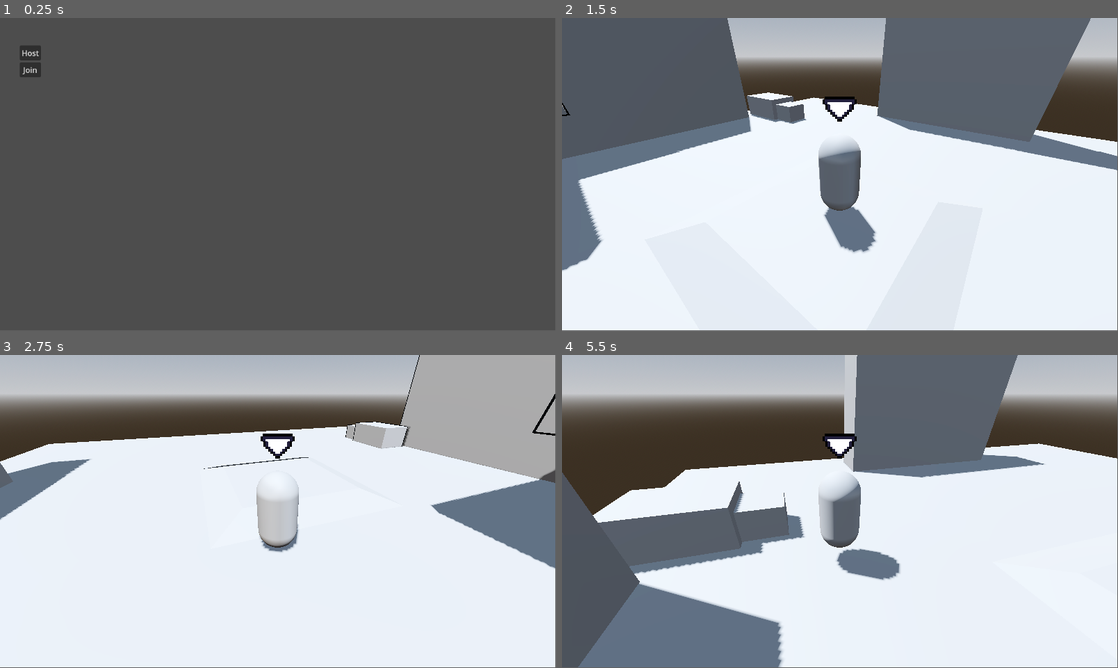
Above: before the commit, frames 1-4 (two rows, left to right).
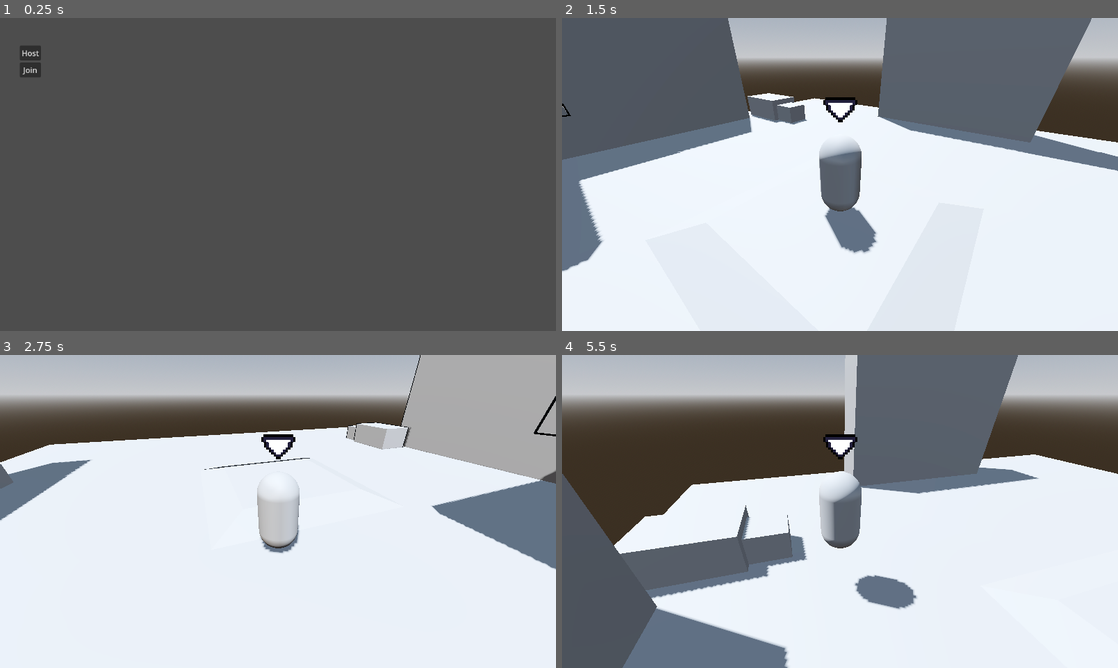
Above: after the commit, the same moments.

Repository: Yaszu-Mage/baco-bell
Game: Godot game, scene res://scenes/multiplayer-tip.tscn
The game is run twice, just before and just after one commit, with the same random seed, the same clock (stepped at 60 frames per second) and the same inputs.
Inputs (mouse positions are in pixels of both pictures, inside the frame that each line leads up to):
- Up to frame 1 (0.25 s): no input
- Up to frame 2 (1.5 s): click "Host" at 0.5 s; tap Enter (ui_accept) at 1.25 s; move the mouse to (962, 158) at 1.27 s; hold Right (right) from 1.28 s (still down); hold Ctrl (slide) from 1.28 s (still down); click (962, 158) at 1.42 s
- Up to frame 3 (2.75 s): tap Enter (ui_accept) at 1.52, 2.27 s; move the mouse to (166, 527) at 2.02 s; release Right (right) at 2.03 s; release Ctrl (slide) at 2.03 s; hold S (ui_down) from 2.03 s (still down); tap Ctrl (slide) at 2.1 s; click (166, 527) at 2.17 s
- Up to frame 4 (5.5 s): move the mouse to (895, 442) at 2.77 s; release S (ui_down) at 2.78 s; hold Right (right) 2.78-3.53 s; hold Ctrl (slide) 2.78-3.53 s; click (895, 442) at 2.92 s; move the mouse to (812, 574) at 3.52 s; hold W (ui_up) 3.53-4.28 s; tap Ctrl (slide) at 3.6, 5.1 s; click (812, 574) at 3.67 s; tap Enter (ui_accept) at 3.77, 4.52, 5.27 s; move the mouse to (1006, 558) at 4.27 s; hold Ctrl (slide) 4.28-5.03 s; hold Left (left) from 4.28 s (still down); click (1006, 558) at 4.42 s; move the mouse to (673, 464) at 5.02 s; click (673, 464) at 5.17 s
In our replay, the window is 799x449 before the commit and 800x450 after it. These sizes can differ from the game's own. Grey fills any space a smaller window leaves; there, only what the larger window draws over its background counts as a difference.

The runs differ from the first frame. In frame 1, less than 0.1% of the frame differs, in the area x 4-7%, y 10-18%; in frame 2, 1.2%; in frame 3, 1.3%; in frame 4, 18%, in the area x 0-100%, y 0-100%.

Commit message:
added instances to turn based

Diff:
--- a/Global_Lists.gd
+++ b/Global_Lists.gd
@@ -11,6 +11,9 @@
 		"Continuous": false
 	},
 }
+enum environments {
+	the_void,
+}
 
 # Called when the node enters the scene tree for the first time.
 func _ready() -> void:
--- a/project.godot
+++ b/project.godot
@@ -18,6 +18,10 @@
 [autoload]
 
 GlobalLists="*res://Global_Lists.gd"
+
+[display]
+
+window/stretch/mode="viewport"
 
 [input]
 
--- a/scenes/fight_scene.tscn
+++ b/scenes/fight_scene.tscn
@@ -4,3 +4,28 @@
 
 [node name="Node3D" type="Node3D"]
 script = ExtResource("1_vv44o")
+
+[node name="Control" type="Control" parent="."]
+layout_mode = 3
+anchors_preset = 0
+offset_right = 40.0
+offset_bottom = 40.0
+
+[node name="Players" type="GridContainer" parent="Control"]
+layout_mode = 0
+offset_left = 500.0
+offset_top = 606.0
+offset_right = 540.0
+offset_bottom = 646.0
+columns = 4
+
+[node name="Enemies" type="GridContainer" parent="Control"]
+layout_mode = 0
+offset_left = 500.0
+offset_top = 5.0
+offset_right = 540.0
+offset_bottom = 45.0
+columns = 4
+
+[node name="Camera2D" type="Camera2D" parent="Control"]
+position = Vector2(576, 326)
--- a/scenes/player_turnbased.tscn
+++ b/scenes/player_turnbased.tscn
@@ -35,6 +35,7 @@
 anchors_preset = 0
 offset_right = 40.0
 offset_bottom = 40.0
+scale = Vector2(0.5, 0.5)
 
 [node name="PanelContainer" type="PanelContainer" parent="Control"]
 layout_mode = 0
--- /dev/null
+++ b/scenes/world_turnbased.tscn
@@ -0,0 +1,56 @@
+[gd_scene load_steps=5 format=3 uid="uid://dqk6mmmvet2yy"]
+
+[sub_resource type="ProceduralSkyMaterial" id="ProceduralSkyMaterial_byybp"]
+sky_horizon_color = Color(0.662243, 0.671743, 0.686743, 1)
+ground_horizon_color = Color(0.662243, 0.671743, 0.686743, 1)
+
+[sub_resource type="Sky" id="Sky_t1bo8"]
+sky_material = SubResource("ProceduralSkyMaterial_byybp")
+
+[sub_resource type="Environment" id="Environment_gfbjm"]
+background_mode = 2
+sky = SubResource("Sky_t1bo8")
+tonemap_mode = 2
+glow_enabled = true
+
+[sub_resource type="PlaneMesh" id="PlaneMesh_byybp"]
+size = Vector2(10, 10)
+
+[node name="world_turnbased" type="Node3D"]
+
+[node name="DirectionalLight3D" type="DirectionalLight3D" parent="."]
+transform = Transform3D(-0.866023, -0.433016, 0.250001, 0, 0.499998, 0.866027, -0.500003, 0.749999, -0.43301, 0, 0, 0)
+shadow_enabled = true
+
+[node name="WorldEnvironment" type="WorldEnvironment" parent="."]
+environment = SubResource("Environment_gfbjm")
+
+[node name="MeshInstance3D" type="MeshInstance3D" parent="."]
+mesh = SubResource("PlaneMesh_byybp")
+
+[node name="Camera3D" type="Camera3D" parent="."]
+transform = Transform3D(1, 0, 0, 0, 1, 0, 0, 0, 1, 0, 1.54625, 2.25034)
+
+[node name="player_1" type="Marker3D" parent="."]
+transform = Transform3D(1, 0, 0, 0, 1, 0, 0, 0, 1, -1.4113, 0.702757, -1.002)
+
+[node name="player_2" type="Marker3D" parent="."]
+transform = Transform3D(1, 0, 0, 0, 1, 0, 0, 0, 1, -2.32001, 0.702757, -1.002)
+
+[node name="player_3" type="Marker3D" parent="."]
+transform = Transform3D(1, 0, 0, 0, 1, 0, 0, 0, 1, -3.08536, 0.702757, -1.002)
+
+[node name="player_4" type="Marker3D" parent="."]
+transform = Transform3D(1, 0, 0, 0, 1, 0, 0, 0, 1, -3.72175, 0.702757, -1.002)
+
+[node name="enemy_1" type="Marker3D" parent="."]
+transform = Transform3D(-0.999993, 0, -0.00385728, 0, 1, 0, 0.00385728, 0, -0.999993, 0.663664, 0.702757, -0.997282)
+
+[node name="enemy_2" type="Marker3D" parent="."]
+transform = Transform3D(-0.999993, 0, -0.00385728, 0, 1, 0, 0.00385728, 0, -0.999993, 1.57237, 0.702757, -1.00079)
+
+[node name="enemy_3" type="Marker3D" parent="."]
+transform = Transform3D(-0.999993, 0, -0.00385728, 0, 1, 0, 0.00385728, 0, -0.999993, 2.33771, 0.702757, -1.00374)
+
+[node name="enemy_4" type="Marker3D" parent="."]
+transform = Transform3D(-0.999993, 0, -0.00385728, 0, 1, 0, 0.00385728, 0, -0.999993, 2.9741, 0.702757, -1.00619)
--- a/script/add_buttons.gd
+++ b/script/add_buttons.gd
@@ -11,12 +11,16 @@
 	pass
 
 func add():
-	var column = int(buttons.size() / 3)
+	var column = int(buttons.size())
+	if buttons.size() > 3:
+		column = buttons.size() / 3
 	columns = column
+	for x in self.get_children():
+		remove_child(x)
 	for x in buttons:
 		var instance = button.instantiate()
-		instance.set_name_val(buttons)
-		instance.button.pressed.connect()
+		instance.set_name_val(x)
+		add_child(instance)
 
 func send_action_up():
 	pass
--- a/script/button_logic.gd
+++ b/script/button_logic.gd
@@ -10,11 +10,12 @@
 func _process(delta: float) -> void:
 	pass
 
-func set_name_val(nameval):
-	$VBoxContainer/Button.text = nameval
+func set_name_val(name_val : String):
+	$VBoxContainer/Button.text = name_val
+	nameval = name_val
 
 
 func _on_button_pressed() -> void:
-	var parent = get_parent().get_parent().get_parent().get_parent().get_parent().get_parent()
+	var parent = get_parent().get_parent().get_parent().get_parent().get_parent().get_parent().get_parent().get_parent()
 	var player = get_parent().get_parent().get_parent().get_parent().get_parent()
 	parent.run_event(player,nameval)
--- a/script/fight_logic.gd
+++ b/script/fight_logic.gd
@@ -1,17 +1,30 @@
 extends Node3D
-var players = [] ## contains players
-var enemies = [] # contains enemies
+var players = ["baller"] ## contains players
+var enemies = ["baller"] # contains enemies
 var combatants = [] # contains all combatants
 var initiative = [] # contains all initiative which is name + initiative
 var turn = 0
+@onready var enemy_grid = $Control/Enemies
+@onready var player_grid = $Control/Players
+var environment = GlobalLists.environments.the_void
 var turnsize
+var world
 var clicked : Node
 signal player_went
 # Called when the node enters the scene tree for the first time.
 func _ready() -> void:
+	# Create environment
+	match environment:
+		GlobalLists.environments.the_void:
+			world = load("res://scenes/world_turnbased.tscn").instantiate()
+			add_child(world)
 	# Get players and enemies and roll initiative, whoever rolls highest goes first
 	for x in players.size():
 		combatants.append(players[x])
+		var instance = load("res://scenes/player_turnbased.tscn").instantiate()
+
+		player_grid.add_child(instance)
+		instance.global_position = world.get_node("player_" + str(x + 1)).global_position
 	for x in enemies.size():
 		combatants.append(enemies[x])
 	for x in combatants:
@@ -20,8 +33,10 @@
 	initiative.sort_custom(sort_ascending)
 
 
+
 func select_enemy():
 	pass
+
 
 func sort_ascending(a, b):
 	if a[1] > b[1]:
@@ -48,9 +63,7 @@
 		turn += 1
 
 func run_event(player,nameval):
-	player.free_mouse()
-	while clicked == null:
-		pass
+	print(player,nameval)
 
 
 # Called every frame. 'delta' is the elapsed time since the previous frame.
--- a/script/player.gd
+++ b/script/player.gd
@@ -94,7 +94,7 @@
 		if Input.is_action_pressed("slide"):
 			if slide_exponent < 0:
 				velocity = direction * pow(2,1 / slide_exponent) * SPEED * 2
-				slide_exponent += 0.1
+				slide_exponent += 1
 				move_and_slide()
 			else:
 				velocity.x = move_toward(velocity.x, 0, SPEED)
--- a/script/player_turnbased.gd
+++ b/script/player_turnbased.gd
@@ -8,7 +8,7 @@
 @onready var grid = $Control/PanelContainer/HBoxContainer/GridContainer
 # Called when the node enters the scene tree for the first time.
 func _ready() -> void:
-	go.connect(my_turn())
+	go.connect(my_turn)
 
 
 # Called every frame. 'delta' is the elapsed time since the previous frame.
